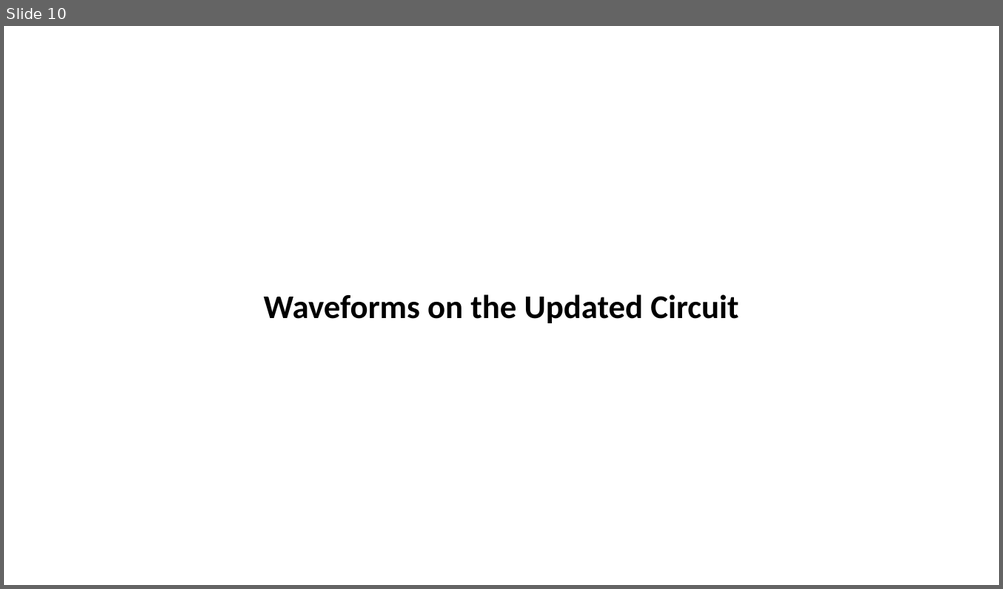
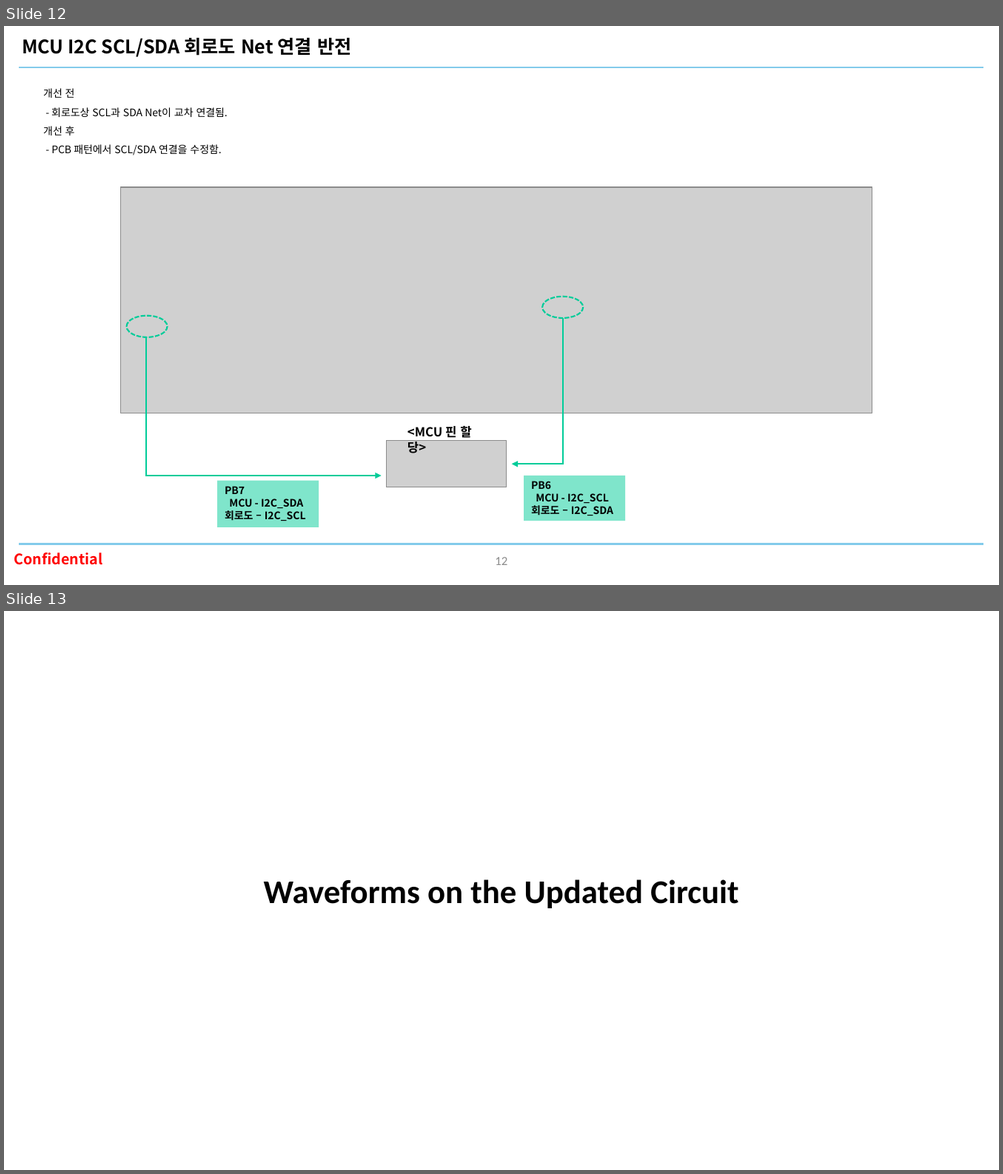
Before and after one commit to oio9595/Global_Technologies_FW, a slide deck: ID804/ID804_FA_Board/Docs/id804_fa_board_hw_issue_260908.pptx. Shown one above the other, each under a label of ours: slide 10 before the commit, slides 12 and 13 after it. The pictures are 1003x589 and 1003x1174 pixels, drawn with LibreOffice and Linux fonts; fonts in the diff are those of the drawing; grey boxes stand for pictures; background and template pictures are left out. Boxes give left, top, right and bottom in pixels: in the first picture for what was removed or moved away, otherwise in the second. Text is boxed around its words. In the diff, an @@ line names an element or a change of style, - is before the commit and + after.

```diff
--- a/ID804/ID804_FA_Board/Docs/id804_fa_board_hw_issue_260908.pptx
+++ b/ID804/ID804_FA_Board/Docs/id804_fa_board_hw_issue_260908.pptx
@@ slide 12 added at bbox=[4, 26, 999, 585], background #FFFFFF @@
@@ text added at bbox=[22, 38, 351, 57], 18 pt, text #000000, bold @@
+MCU I2C SCL/SDA 회로도 Net 연결 반전
@@ line added from (19, 67) to (984, 67), #83CBEB 1.5 pt @@
@@ text added at bbox=[43, 88, 227, 156], 10 pt, text #000000 @@
+개선 전
+- 회로도상 SCL과 SDA Net이 교차 연결됨.
+개선 후
+- PCB 패턴에서 SCL/SDA 연결을 수정함.
@@ group added at bbox=[120, 187, 872, 528]: 2 pictures, 2 ellipses, 2 rectangles, 2 elbow arrows, 1 text @@
+PB7
+MCU - I2C_SDA
+회로도 – I2C_SCL
+PB6
+MCU - I2C_SCL
+회로도 – I2C_SDA
+<MCU 핀 할당>
@@ text added at bbox=[14, 553, 103, 565], 14 pt, text #FF0000, bold @@
+Confidential
@@ line added from (19, 545) to (984, 545), #83CBEB 1.5 pt @@
@@ page number added at bbox=[495, 557, 507, 565], 12 pt, text #8C8C8C @@
+12
@@ what was slide 10 is now slide 13 @@
```
Also in this commit, not shown: 8 slides changed, 4 other slides added, 2 slides removed, 4 other files.
